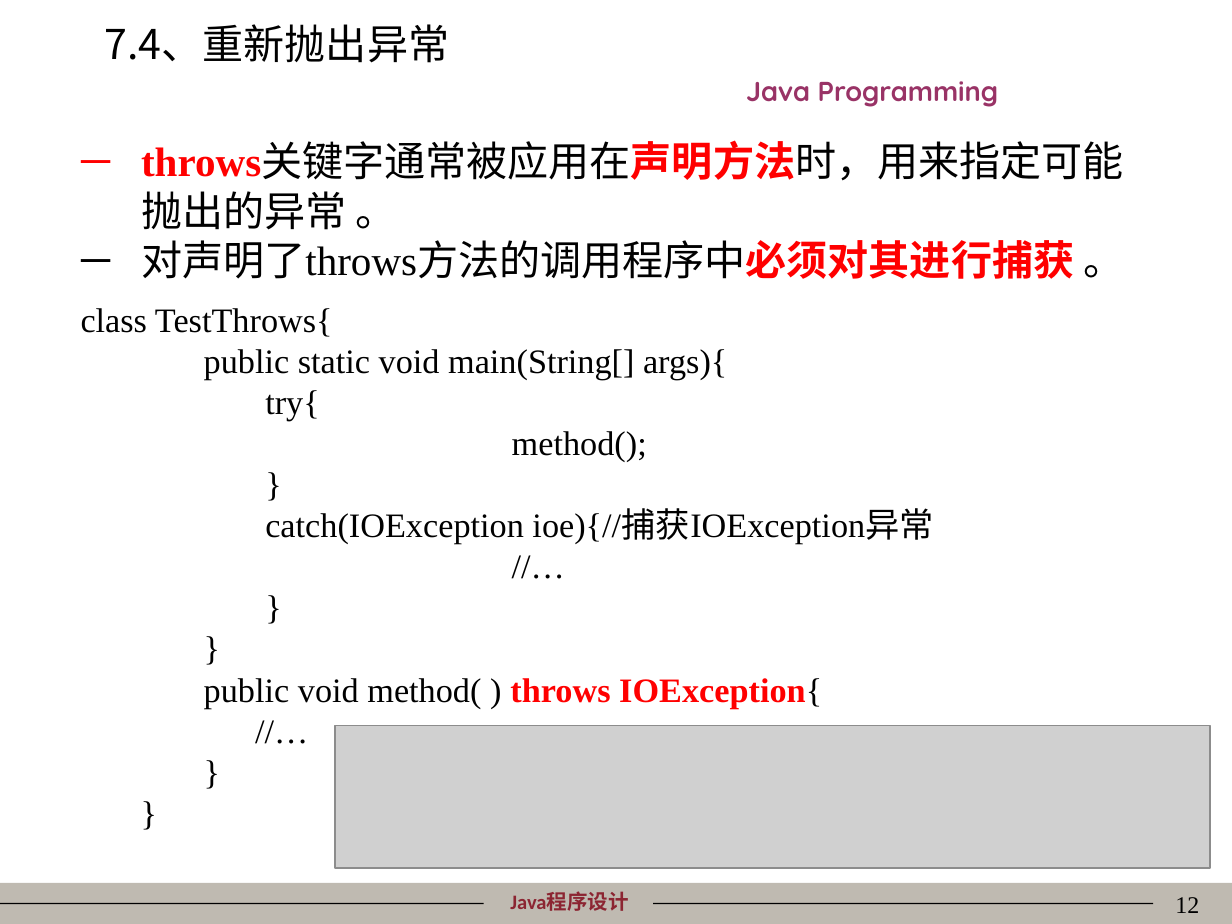
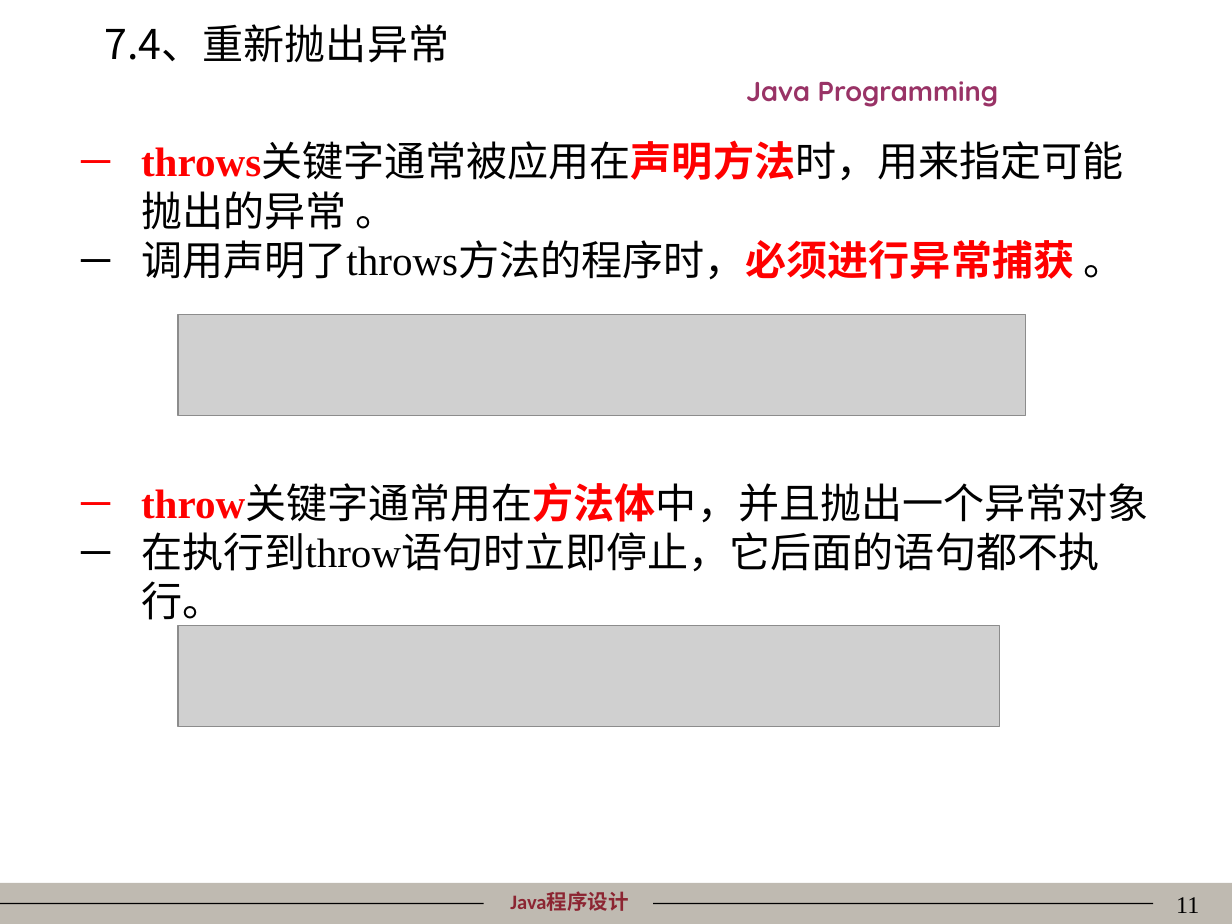
Before and after one commit to mordeky/Java, a slide deck: slide 11 of PPT/07异常处理.ppt (slide 12 before the commit). Drawn at 1232x924 pixels with LibreOffice and Linux fonts; fonts in the diff are those of the drawing; grey boxes stand for pictures; background and template pictures are left out. Boxes give left, top, right and bottom in pixels: in the first picture for what was removed or moved away, otherwise in the second. Text is boxed around its words. In the diff, an @@ line names an element or a change of style, - is before the commit and + after.

```diff
--- a/PPT/07异常处理.ppt
+++ b/PPT/07异常处理.ppt
@@ text at [141, 240, 1124, 280]: text changed @@
-─ 对声明了throws方法的调用程序中必须对其进行捕获 。
+─ 调用声明了throws方法的程序时，必须进行异常捕获 。
@@ text removed at [81, 308, 933, 709] @@
-class TestThrows{
-    public static void main(String[] args){
-      try{
-      method();
-      }
-      catch(IOException ioe){//捕获IOException异常
-      //…
-      }
-    }
-    public void method( ) throws IOException{
-    //…
-    }
-}
@@ picture: place and size @@
-picture at [335, 726, 1210, 869]
+picture at [179, 314, 1026, 415]
@@ text added at [141, 486, 1149, 627], 24 pt, text #000000 @@
+─ throw关键字通常用在方法体中，并且抛出一个异常对象
+─ 在执行到throw语句时立即停止，它后面的语句都不执行。
@@ picture added at [179, 626, 1000, 727] @@
@@ page number at [1176, 897, 1199, 913]: text changed @@
-12
+11
```
Also in this commit, not shown: 5 other slides changed, 3 slides removed, 43 other files.
